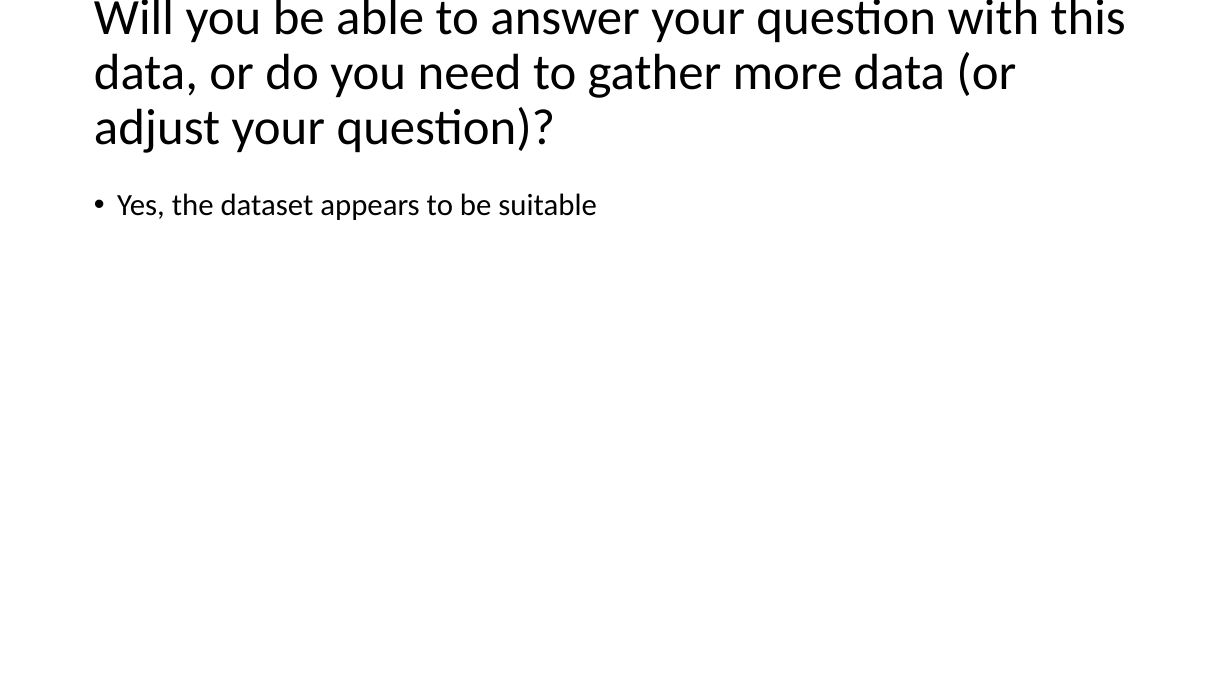
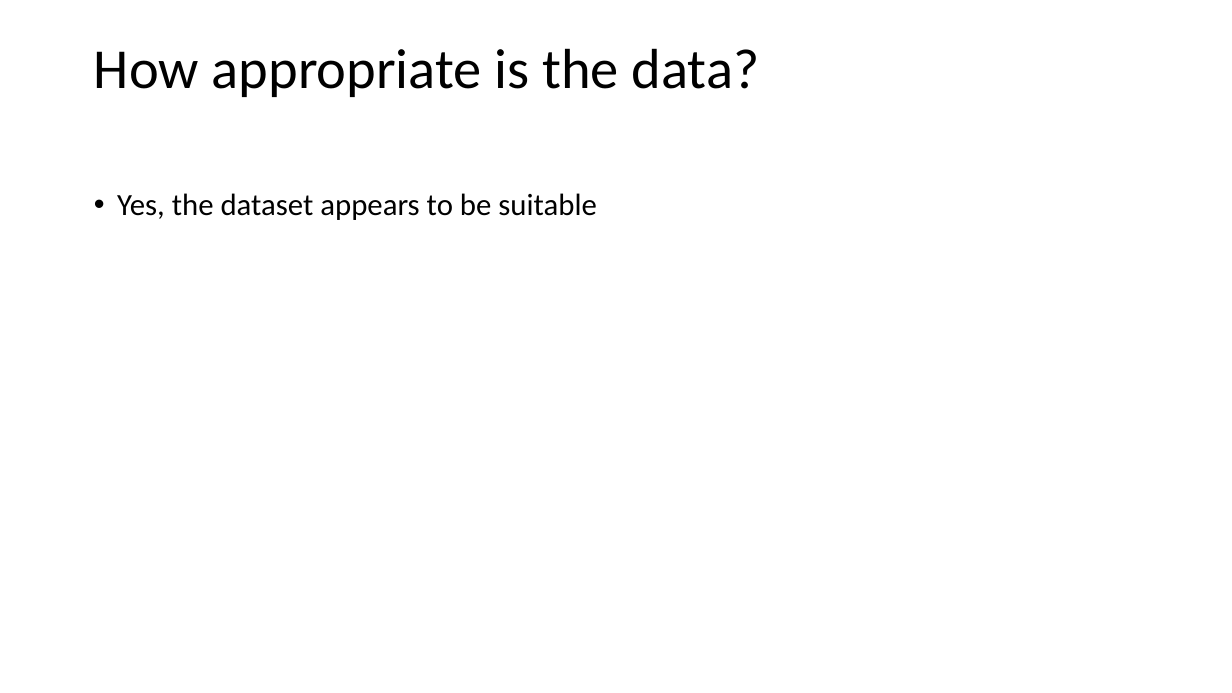
Before and after one commit to stubeef/GA-Data-Science, a slide deck: slide 8 of Final_Project/Presentation/final_project_presentation.pptx (slide 7 before the commit). Drawn at 1232x693 pixels with LibreOffice and Linux fonts; fonts in the diff are those of the drawing. Boxes give left, top, right and bottom in pixels: in the first picture for what was removed or moved away, otherwise in the second. Text is boxed around its words. In the diff, an @@ line names an element or a change of style, - is before the commit and + after.

```diff
--- a/Final_Project/Presentation/final_project_presentation.pptx
+++ b/Final_Project/Presentation/final_project_presentation.pptx
@@ title at bbox=[94, 48, 760, 97]: text changed; size 39.6 to 44 pt @@
-Will you be able to answer your question with this data, or do you need to gather more data (or adjust your question)?
+How appropriate is the data?
```
Also in this commit, not shown: 3 other slides changed, 4 slides added, 1 slide removed, 3 other files.
